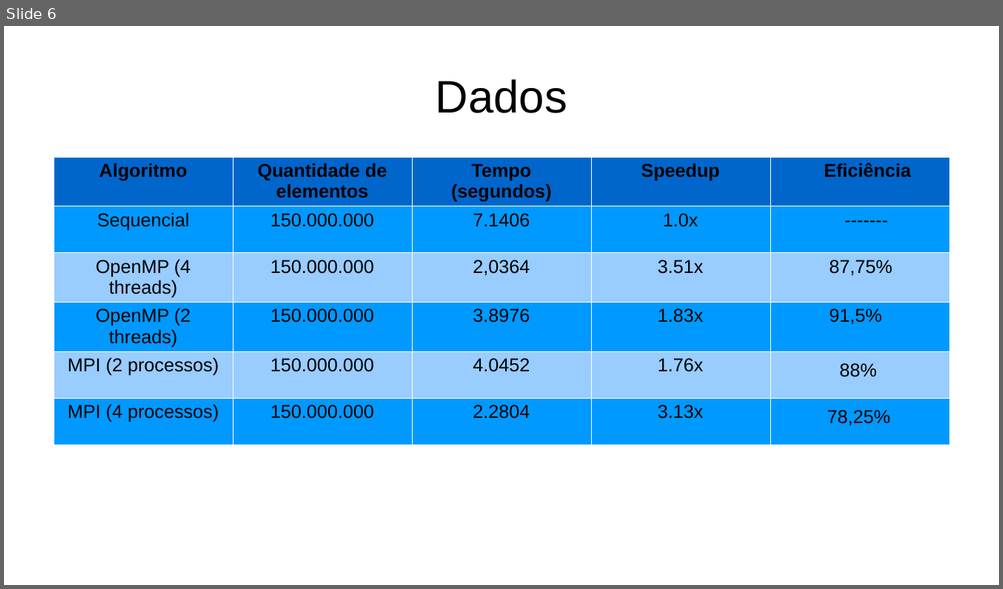
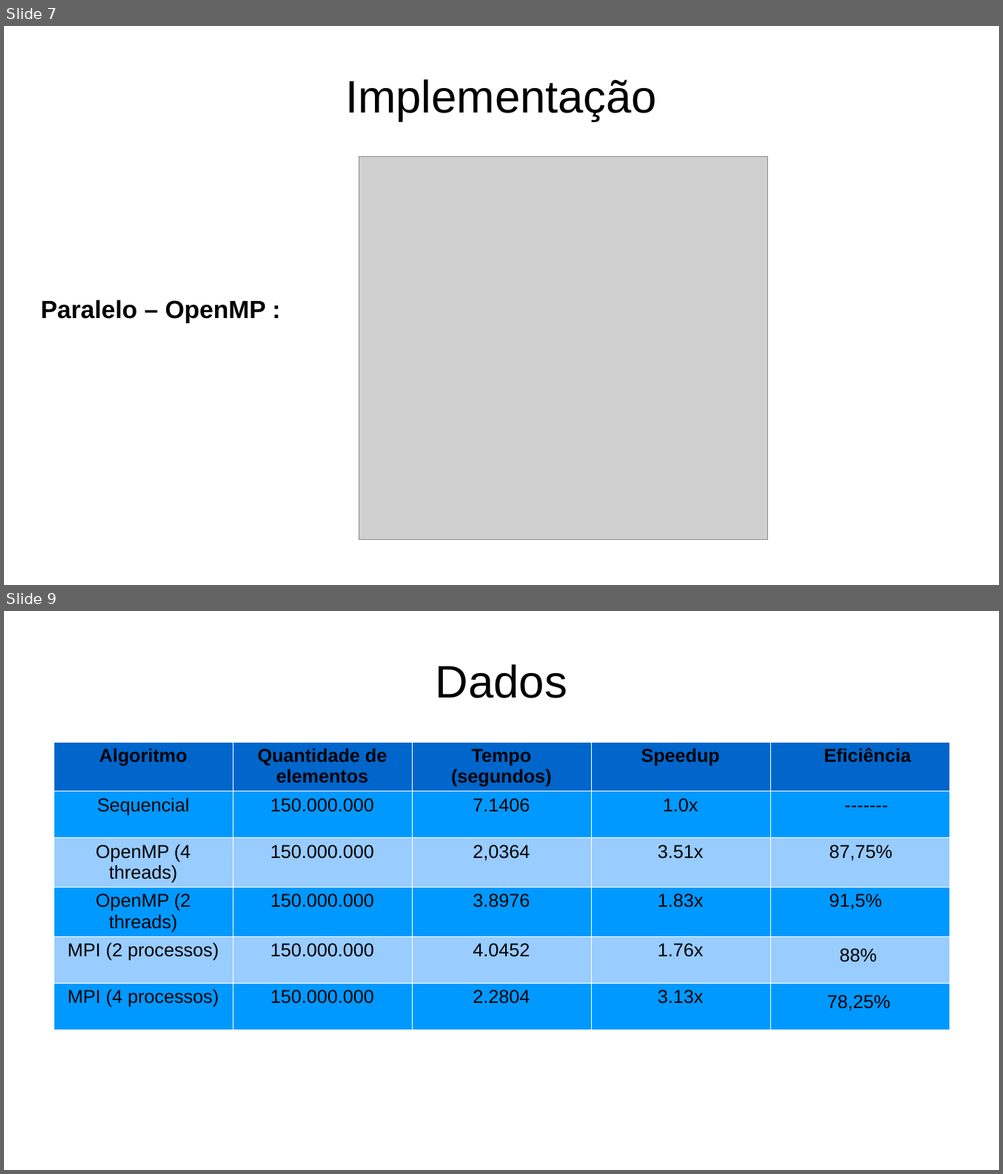
Before and after one commit to Mestos/CC0021-Exercicios, a slide deck: Projeto.pptx. Shown one above the other, each under a label of ours: slide 6 before the commit, slides 7 and 9 after it; the slides between them are not shown. The pictures are 1003x589 and 1003x1174 pixels, drawn with LibreOffice and Linux fonts; fonts in the diff are those of the drawing; grey boxes stand for pictures; background and template pictures are left out. Boxes give left, top, right and bottom in pixels: in the first picture for what was removed or moved away, otherwise in the second. Text is boxed around its words. In the diff, an @@ line names an element or a change of style, - is before the commit and + after.

```diff
--- a/Projeto.pptx
+++ b/Projeto.pptx
@@ slide 7 added at (x1=4, y1=26, x2=999, y2=585), background picture (left out) @@
@@ text added at (x1=345, y1=79, x2=657, y2=121), 44 pt, text #000000 @@
+Implementação
@@ picture added at (x1=359, y1=156, x2=768, y2=540) @@
@@ text added at (x1=41, y1=300, x2=266, y2=323), 24 pt, text #000000, bold @@
+Paralelo – OpenMP :
@@ what was slide 6 is now slide 9 @@
```
Also in this commit, not shown: 3 slides changed, 2 other slides added.
